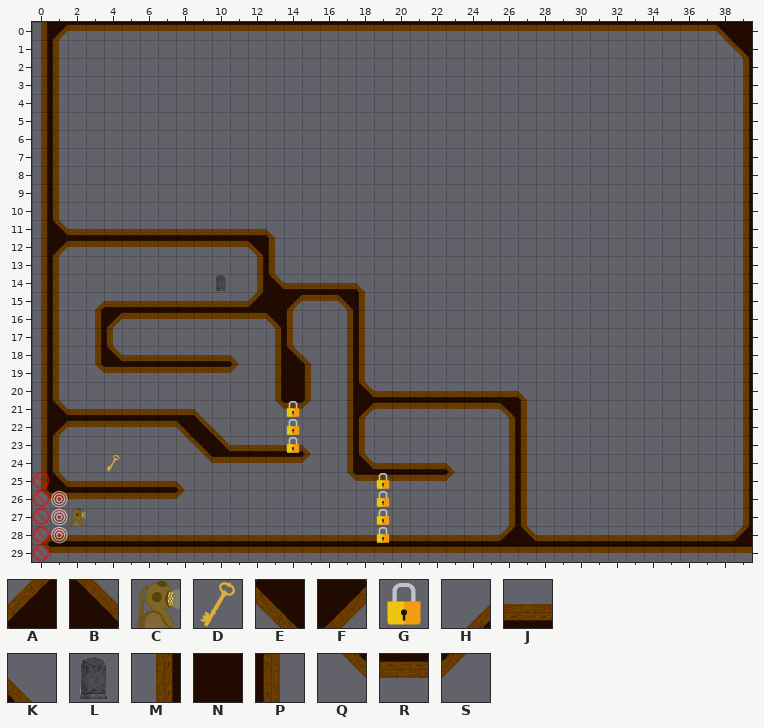
Tiled map (JSON), stored at core/assets/levels/small_ship.json. The picture above was drawn from the file before the commit.
Cells are 100x100 px. Shown: x 0..39, y 0..29.
Key: from "old_ship_tileset": A 0, B 1, C 3, D 4, E 10, F 11, G 14, H 20, J 21, K 22, L 24, M 30, N 31, P 32, Q 40, R 41, S 42.
_ is an empty cell.
Layer "walls" before, first column x 0:
 6 MP_____________________________________M
 7 MP_____________________________________M
 8 MP_____________________________________M
 9 MP_____________________________________M
10 MP_____________________________________M
11 MBJJJJJJJJJJJK_________________________M
12 MFRRRRRRRRRREP_________________________M
13 MP__________MP_________________________M
14 MP__________MBJJJJK____________________M
15 MP_HJJJJJJJJANFRREP____________________M
16 MP_MFRRRRRRRREP__MP____________________M
17 MP_MP________MP__MP____________________M
18 MP_MBJJJJJJK_MBK_MP____________________M
19 MP_QRRRRRRRS_MNP_MP____________________M
20 MP___________MNP_MBJJJJJJJJK___________M
21 MBJJJJJJJK___QRS_MFRRRRRRREP___________M
22 MFRRRRRREBK______MP_______MP___________M
23 MP______QEBJJJJK_MP_______MP___________M
24 MP_______QRRRRRS_MBJJJJK__MP___________M
25 MBJJJJJJK________QRRRRRS__MP___________M
26 QRRRRRRRS_________________MP___________M
27 __________________________MP___________M
28 HJJJJJJJJJJJJJJJJJJJJJJJJJABJJJJJJJJJJJA
29 QRRRRRRRRRRRRRRRRRRRRRRRRRRRRRRRRRRRRRRR
Layer "gameplay" before, first column x 2:
12 ___________________________
13 ___________________________
14 ________L__________________
15 ___________________________
16 ___________________________
17 ___________________________
18 ___________________________
19 ___________________________
20 ___________________________
21 ____________G______________
22 ____________G______________
23 ____________G______________
24 __D________________________
25 _________________G_________
26 _________________G_________
27 C________________G_________
28 _________________G_________
29 ___________________________
The same view after the edit:
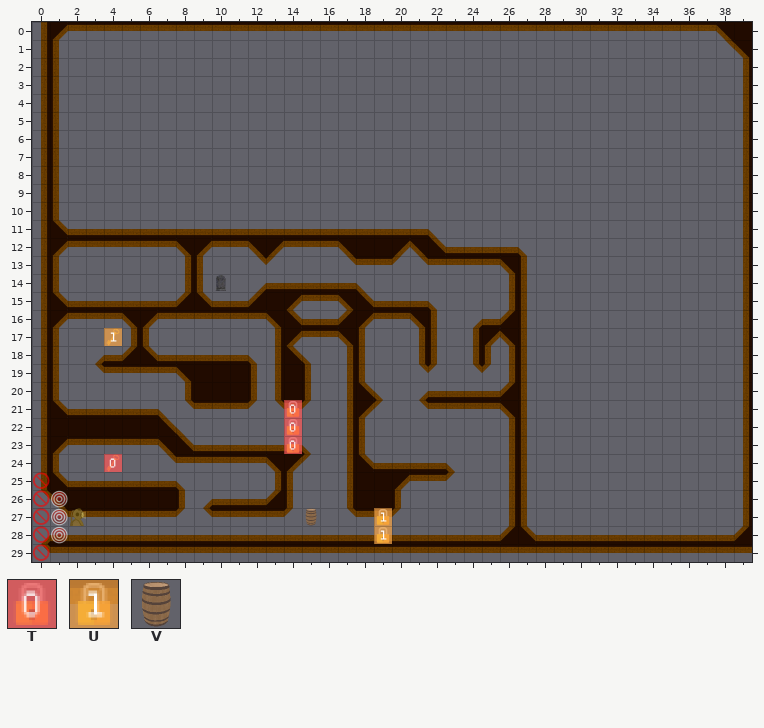
Further tiles: from "id_tiles": T 0, U 1; from "old_ship_tileset": V 13.
Tiles of an added or newly shown layer are drawn over the layers below it.
See-through tiles are keyed as they look on the map.
Changes in this commit:
Changed rows in their new state; . is an unchanged cell.
Layer "walls":
first column x 1:
11 ............JJJJJJJJJK.....
12 .......EF...FRRRENNFEBJJJJK
13 .......MP..QS...QRRSQRRRREP
14 .......MP..HJ............MP
15 BJJ....AB........BJJJK...MP
16 FRRREF.......BJJAFRREP.HJAP
17 ..__MP.......FRRE...MP.MFEP
18 ..HJAB....JK........MP.MPMP
19 .......ENNNP........QS.QSMP
20 .......MNNNP......K_H....AP
21 ......KQRRRS......S_Q......
22 NNNNNNBK__.................
23 FRRRRREBJJ.................
24 ......QRR...EF.............
25 ............MP..MNNF.......
26 ENNNNNNPHJJJAP..MNNP.......
27 QRRRRRRSQRRRRSV.QRRS.......
Layer "gameplay":
first column x 4:
17 D
first column x 19:
25 _
26 _
Layer "ids" (now shown):
first column x 4:
17 U
first column x 4:
21 ..........T.....
22 ..........T.....
23 ..........T.....
24 T...............
27 ...............U
28 ...............U
Changed places in both pictures, as pixel boxes (x1, y1, x2, y2):
changed: (50, 229, 527, 544)
